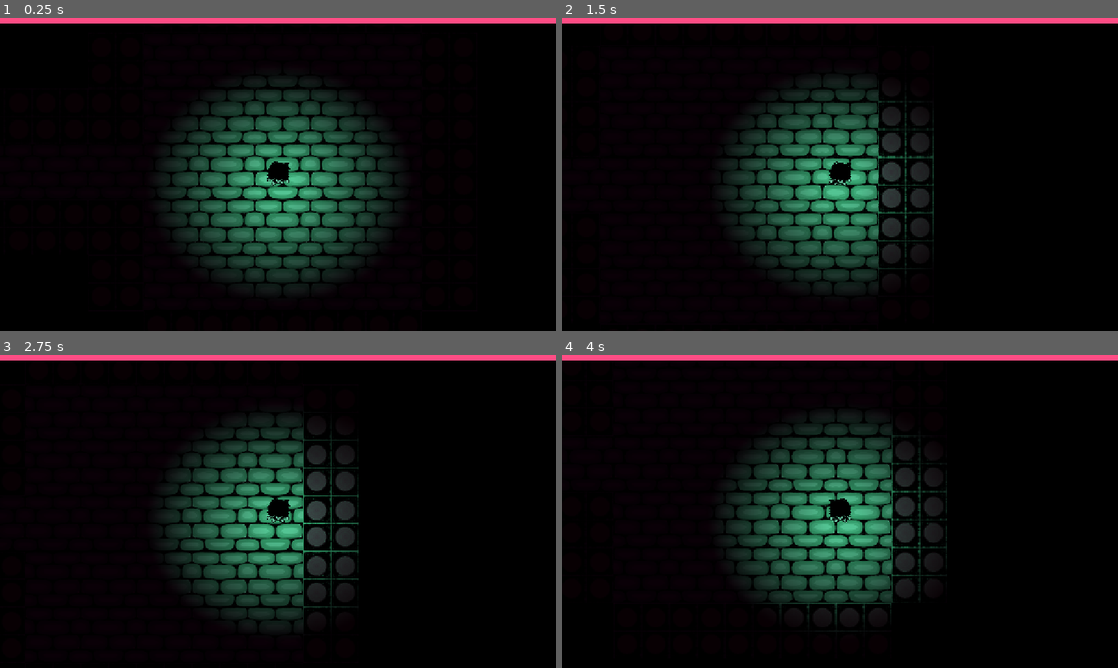
Above: before the commit, frames 1-4 (two rows, left to right).
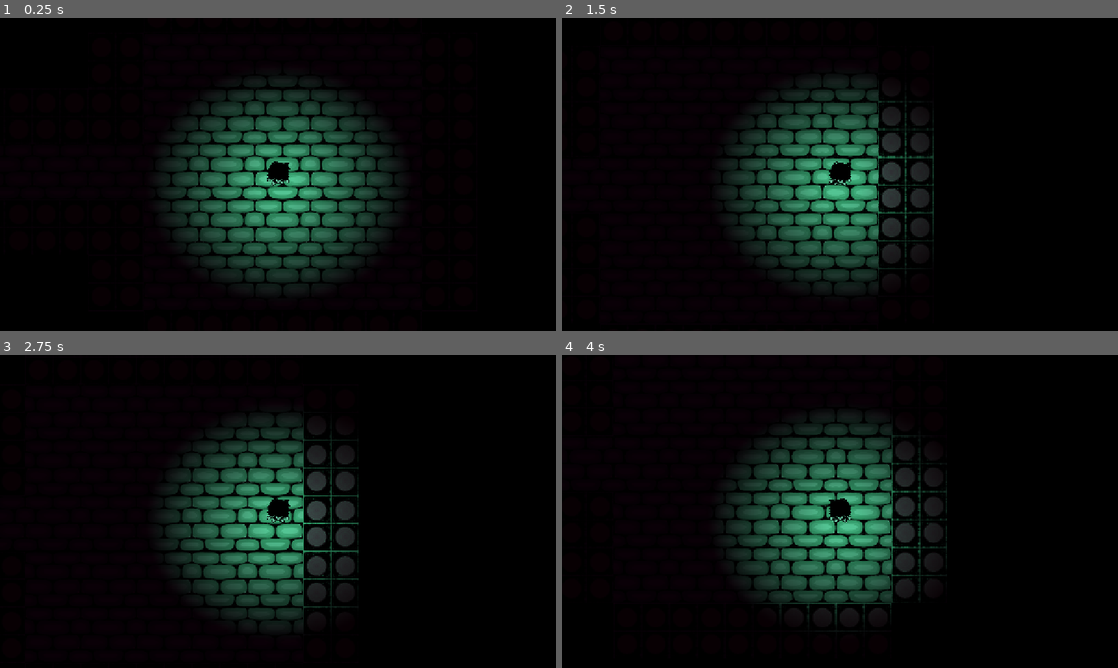
Above: after the commit, the same moments.

Repository: evelaaudaz-cloud/MoltenCrawler
Game: Godot game, scene res://shelter.tscn
Same seed, same stepped clock (60 frames per second), same inputs: the game is played once before the commit and once after it.
Inputs (mouse positions are in pixels of both pictures, inside the frame that each line leads up to):
- Up to frame 1 (0.25 s): no input
- Up to frame 2 (1.5 s): tap Enter at 0.5 s; move the mouse to (962, 158) at 0.52 s; hold D (ui_right) 0.53-1.28 s; click (962, 158) at 0.67 s; move the mouse to (728, 190) at 1.27 s; hold S (down) from 1.28 s (still down)
- Up to frame 3 (2.75 s): tap Space at 2 s; move the mouse to (333, 442) at 2.02 s; release S (down) at 2.03 s; hold D (ui_right) from 2.03 s (still down)
- Up to frame 4 (4 s): tap Enter at 2.75 s; move the mouse to (812, 574) at 2.77 s; release D (ui_right) at 2.78 s; hold W (up) 2.78-3.53 s; click (812, 574) at 2.92 s; move the mouse to (1006, 558) at 3.52 s; hold A (ui_left) from 3.53 s (still down)

The runs differ from the first frame. In frame 1, 1.8% of the frame differs, in the area x 0-100%, y 0-2%; in frame 2, 1.8%; in frame 3, 1.8%; in frame 4, 1.8%.

Commit message:
RED-FORMED-LADY
El primer enemigo y el sistema de salud ya funcionan o algo asi

Diff:
--- a/moltencrawlergame/Escotilla.tscn
+++ b/moltencrawlergame/Escotilla.tscn
@@ -27,7 +27,6 @@
 
 [sub_resource type="Animation" id="Animation_d15xj"]
 resource_name = "fade_out"
-length = 3.0
 tracks/0/type = "value"
 tracks/0/imported = false
 tracks/0/enabled = true
@@ -35,7 +34,7 @@
 tracks/0/interp = 1
 tracks/0/loop_wrap = true
 tracks/0/keys = {
-"times": PackedFloat32Array(0, 2.93333),
+"times": PackedFloat32Array(0.1, 0.966667),
 "transitions": PackedFloat32Array(1, 1),
 "update": 0,
 "values": [Color(1, 1, 1, 0), Color(1, 1, 1, 1)]
--- a/moltencrawlergame/comida.tscn
+++ b/moltencrawlergame/comida.tscn
@@ -19,3 +19,5 @@
 [node name="CollisionShape2D" type="CollisionShape2D" parent="."]
 position = Vector2(136, 123)
 shape = SubResource("CircleShape2D_m5kyv")
+
+[connection signal="body_entered" from="." to="." method="_on_body_entered"]
--- /dev/null
+++ b/moltencrawlergame/enemigo.gd
@@ -0,0 +1,31 @@
+extends CharacterBody2D
+
+@export var velocidad = 150.0
+@export var daño = 20
+var objetivo = null
+
+func _ready():
+	# Buscamos a Molten en la escena al aparecer
+	objetivo = get_parent().get_node("Molten")
+	# Conectamos la señal para hacer daño
+	$ZonaAtaque.body_entered.connect(_on_zona_ataque_body_entered)
+
+func _physics_process(_delta):
+	if objetivo:
+		# Calculamos la dirección hacia Molten
+		var direccion = global_position.direction_to(objetivo.global_position)
+		velocity = direccion * velocidad
+
+		# Efecto Technicolor: El engranaje rota constantemente
+		$Sprite2D.rotation += 0.1
+
+		move_and_slide()
+
+func _on_zona_ataque_body_entered(body):
+	if body.name == "Molten":
+		# Usamos la función que creamos antes en el script de Molten
+		body.recibir_daño(daño)
+
+		# Pequeño empujón hacia atrás (Knockback) para que no le quite toda la vida de golpe
+		var direccion_empuje = (body.global_position - global_position).normalized()
+		body.global_position += direccion_empuje * 50
--- /dev/null
+++ b/moltencrawlergame/enemigo.tscn
@@ -0,0 +1,43 @@
+[gd_scene load_steps=7 format=3 uid="uid://bkd5b1xtheqdn"]
+
+[ext_resource type="Script" uid="uid://djf356o2m7oyf" path="res://enemigo.gd" id="1_a5tj2"]
+[ext_resource type="Texture2D" uid="uid://dceiih72rta85" path="res://fleshbag.png" id="2_moxti"]
+
+[sub_resource type="CircleShape2D" id="CircleShape2D_bnx68"]
+radius = 31.4006
+
+[sub_resource type="CircleShape2D" id="CircleShape2D_j8qs0"]
+radius = 158.937
+
+[sub_resource type="Gradient" id="Gradient_2bs05"]
+offsets = PackedFloat32Array(0.117409, 1)
+colors = PackedColorArray(1, 1, 1, 1, 0, 0, 0, 1)
+
+[sub_resource type="GradientTexture2D" id="GradientTexture2D_a5tj2"]
+gradient = SubResource("Gradient_2bs05")
+width = 150
+fill = 1
+fill_from = Vector2(0.514188, 0.547009)
+fill_to = Vector2(0.340969, 0.15812)
+
+[node name="Enemigo" type="CharacterBody2D"]
+script = ExtResource("1_a5tj2")
+
+[node name="Sprite2D" type="Sprite2D" parent="."]
+texture = ExtResource("2_moxti")
+
+[node name="CollisionShape2D" type="CollisionShape2D" parent="."]
+shape = SubResource("CircleShape2D_bnx68")
+
+[node name="ZonaAtaque" type="Area2D" parent="."]
+
+[node name="CollisionShape2D" type="CollisionShape2D" parent="ZonaAtaque"]
+shape = SubResource("CircleShape2D_j8qs0")
+
+[node name="PointLight2D" type="PointLight2D" parent="."]
+position = Vector2(-17, -23)
+scale = Vector2(4.42583, 9.80578)
+color = Color(0.917647, 0.247059, 0.180392, 1)
+texture = SubResource("GradientTexture2D_a5tj2")
+
+[connection signal="body_entered" from="ZonaAtaque" to="." method="_on_zona_ataque_body_entered"]
--- a/moltencrawlergame/hud.tscn
+++ b/moltencrawlergame/hud.tscn
@@ -1,10 +1,10 @@
 [gd_scene load_steps=3 format=3 uid="uid://bgjyeg2ctrmf3"]
 
 [sub_resource type="StyleBoxFlat" id="StyleBoxFlat_n2snw"]
-bg_color = Color(0.997172, 0.301477, 0.521517, 1)
+bg_color = Color(0.996078, 0.301961, 0.521569, 0)
 
 [sub_resource type="StyleBoxFlat" id="StyleBoxFlat_37p78"]
-bg_color = Color(0.242415, 0.694331, 0.503669, 1)
+bg_color = Color(0.996078, 0.301961, 0.521569, 1)
 
 [node name="HUD" type="CanvasLayer"]
 
--- a/moltencrawlergame/molten.tscn
+++ b/moltencrawlergame/molten.tscn
@@ -16,23 +16,6 @@
 fill = 1
 fill_from = Vector2(0.514188, 0.547009)
 fill_to = Vector2(0.340969, 0.15812)
-
-[sub_resource type="Animation" id="Animation_2bs05"]
-resource_name = "walk"
-length = 0.5
-loop_mode = 1
-tracks/0/type = "value"
-tracks/0/imported = false
-tracks/0/enabled = true
-tracks/0/path = NodePath("Sprite2D:frame")
-tracks/0/interp = 1
-tracks/0/loop_wrap = true
-tracks/0/keys = {
-"times": PackedFloat32Array(0, 0.25),
-"transitions": PackedFloat32Array(1, 1),
-"update": 1,
-"values": [1, 2]
-}
 
 [sub_resource type="Animation" id="Animation_f1ewt"]
 length = 0.001
@@ -63,6 +46,23 @@
 "transitions": PackedFloat32Array(1),
 "update": 1,
 "values": [0]
+}
+
+[sub_resource type="Animation" id="Animation_2bs05"]
+resource_name = "walk"
+length = 0.5
+loop_mode = 1
+tracks/0/type = "value"
+tracks/0/imported = false
+tracks/0/enabled = true
+tracks/0/path = NodePath("Sprite2D:frame")
+tracks/0/interp = 1
+tracks/0/loop_wrap = true
+tracks/0/keys = {
+"times": PackedFloat32Array(0, 0.25),
+"transitions": PackedFloat32Array(1, 1),
+"update": 1,
+"values": [1, 2]
 }
 
 [sub_resource type="AnimationLibrary" id="AnimationLibrary_ce4dw"]
--- a/moltencrawlergame/shelter.tscn
+++ b/moltencrawlergame/shelter.tscn
@@ -1,10 +1,11 @@
-[gd_scene load_steps=9 format=4 uid="uid://bvm0xy4unn6fm"]
+[gd_scene load_steps=10 format=4 uid="uid://bvm0xy4unn6fm"]
 
 [ext_resource type="Script" uid="uid://bte05mpmipyvc" path="res://shelter.gd" id="1_r80qo"]
 [ext_resource type="Texture2D" uid="uid://dprsu062gprcb" path="res://tileset_boceto.png" id="1_tq00t"]
 [ext_resource type="PackedScene" uid="uid://c4l7pypp1hq50" path="res://molten.tscn" id="2_lirj0"]
 [ext_resource type="PackedScene" uid="uid://c40oi7jumwx2k" path="res://Escotilla.tscn" id="3_lirj0"]
 [ext_resource type="PackedScene" uid="uid://bgjyeg2ctrmf3" path="res://hud.tscn" id="4_ciohy"]
+[ext_resource type="PackedScene" uid="uid://bkd5b1xtheqdn" path="res://enemigo.tscn" id="6_ciohy"]
 
 [sub_resource type="NavigationPolygon" id="NavigationPolygon_tq00t"]
 vertices = PackedVector2Array(-2178, 2025.06, -2192.48, 2025.62, -2198.21, 1906, -2178, 1906, -1280.54, 1990.4, -1390,  …(673 unchanged characters)…
@@ -26,6 +27,8 @@
 [node name="Node2D" type="Node2D"]
 script = ExtResource("1_r80qo")
 
+[node name="HUD" parent="." instance=ExtResource("4_ciohy")]
+
 [node name="NavigationRegion2D" type="NavigationRegion2D" parent="."]
 position = Vector2(60, 76)
 scale = Vector2(0.5, 0.5)
@@ -43,7 +46,8 @@
 [node name="Molten" parent="." instance=ExtResource("2_lirj0")]
 position = Vector2(54, 71)
 
-[node name="HUD" parent="Molten" instance=ExtResource("4_ciohy")]
-
 [node name="Escotilla" parent="." instance=ExtResource("3_lirj0")]
 position = Vector2(-832, -801)
+
+[node name="Enemigo" parent="." instance=ExtResource("6_ciohy")]
+position = Vector2(-796, 955)
Not shown, added: moltencrawlergame/enemigo.gd.uid
Binary file added: moltencrawlergame/fleshbag.png
Not shown, added: moltencrawlergame/fleshbag.png.import
